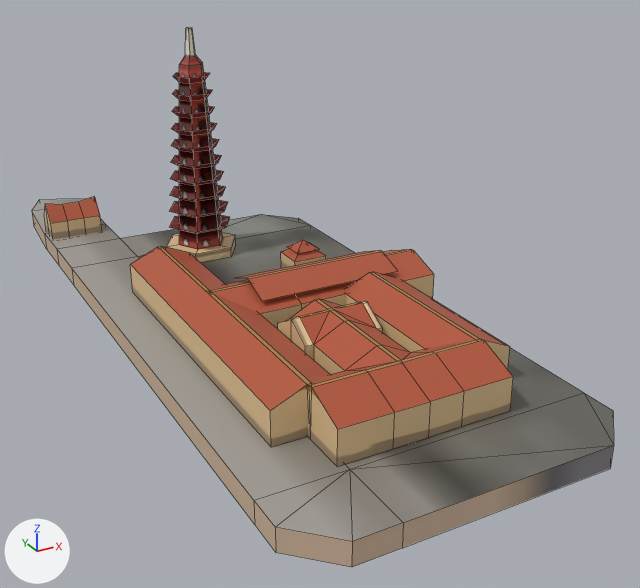
The FBX model Assets/Assets/Environments/Meshes/Buildings/SM_TranQuoc_Pagoda.fbx as it was, and as the next commit left it.
Rendered twice from a 50 mm camera at (-64.0, -131.9, 48.6) aimed at (-12.0, -37.4, 1.3). Arrows for +X, +Y and +Z are at lower left; the lights stay in place. The first picture is the older version. Mesh edges are drawn as thin lines. Where no turn or scale is listed for an object, it has been applied to the vertices.

In view in the first picture: 'SM_TranQuoc_Pagoda'.
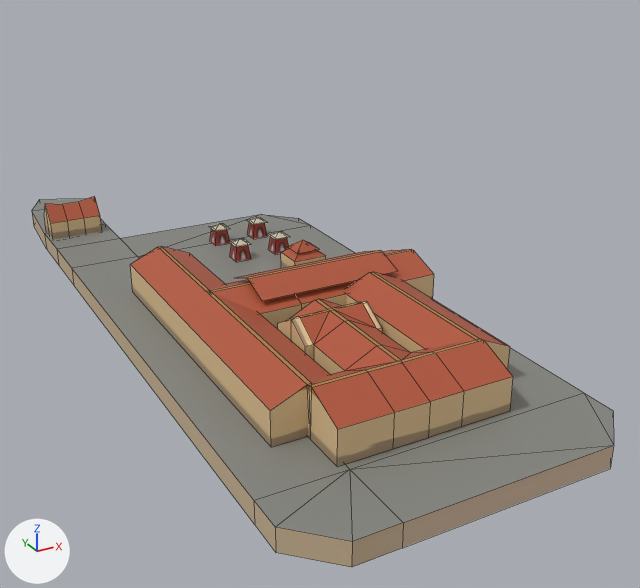
Changed parts and their boxes (x1, y1, x2, y2) in the pictures (640 x 588 px):
'SM_TranQuoc_Pagoda', reshaped (31% shorter): before (32, 27, 614, 567); after (32, 196, 614, 567)
part 1 of me_plane_001, added: after (247, 217, 267, 238)
part 2 of me_plane_001, added: after (229, 239, 251, 262)
part 3 of me_plane_001, added: after (268, 232, 289, 254)
part 4 of me_plane_001, cut back: before (166, 27, 235, 262); after (209, 224, 230, 245)
part 5 of me_plane_001, surface changed: (32, 199, 614, 541) in both

The edits, one by one:
me_plane_001 is used by ob_sm_tranquoc_pagoda; location (0.0, 0.0, 0.0).
me_plane_001 had 380 vertices, 357 faces and spanned x -37.8..1.7, y -81.0..26.7, z -2.7..32.9.
me_plane_001 now has 276 vertices, 254 faces and spans x -37.8..1.7, y -81.0..26.7, z -2.7..6.6.
me_plane_001 part 1: a new loose piece of 13 vertices spanning x -9.3..-6.7, y -10.5..-7.9, z -0.1..3.0, in mat_m_buildings_01 (picture img_t_buildings_packed_png).
me_plane_001 part 2: a new loose piece of 13 vertices spanning x -15.8..-13.2, y -18.3..-15.7, z -0.1..3.0, in mat_m_buildings_01 (picture img_t_buildings_packed_png).
me_plane_001 part 3: a new loose piece of 13 vertices spanning x -9.3..-6.7, y -18.3..-15.7, z -0.1..3.0, in mat_m_buildings_01 (picture img_t_buildings_packed_png).
Part 4, on me_plane_001:
155 vertices are removed from x -24.0..-12.6, y -15.9..-6.1, z -0.1..32.9.
151 faces are deleted.
1 vertex moves from x -19.4, y -12.9, z 23.2 to x -13.2, y -7.9, z 2.3.
12 vertices are added at x -15.8..-13.2, y -10.5..-7.9, z -0.1..3.0.
12 new faces join them.
me_plane_001 part 5: 15 kept faces spanning x -37.8..1.7, y -81.0..26.7, z 0.0 get new texture (UV) coordinates.
